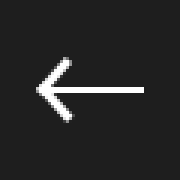
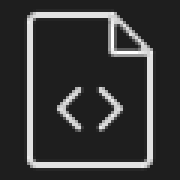
Comparing the layer stacks of the two w=180, h=180 images. Changes:
added layer "tools_reference" above "edit_leftarrow" over [24, 9, 156, 171]
hid "edit_leftarrow" over [36, 57, 144, 123]
